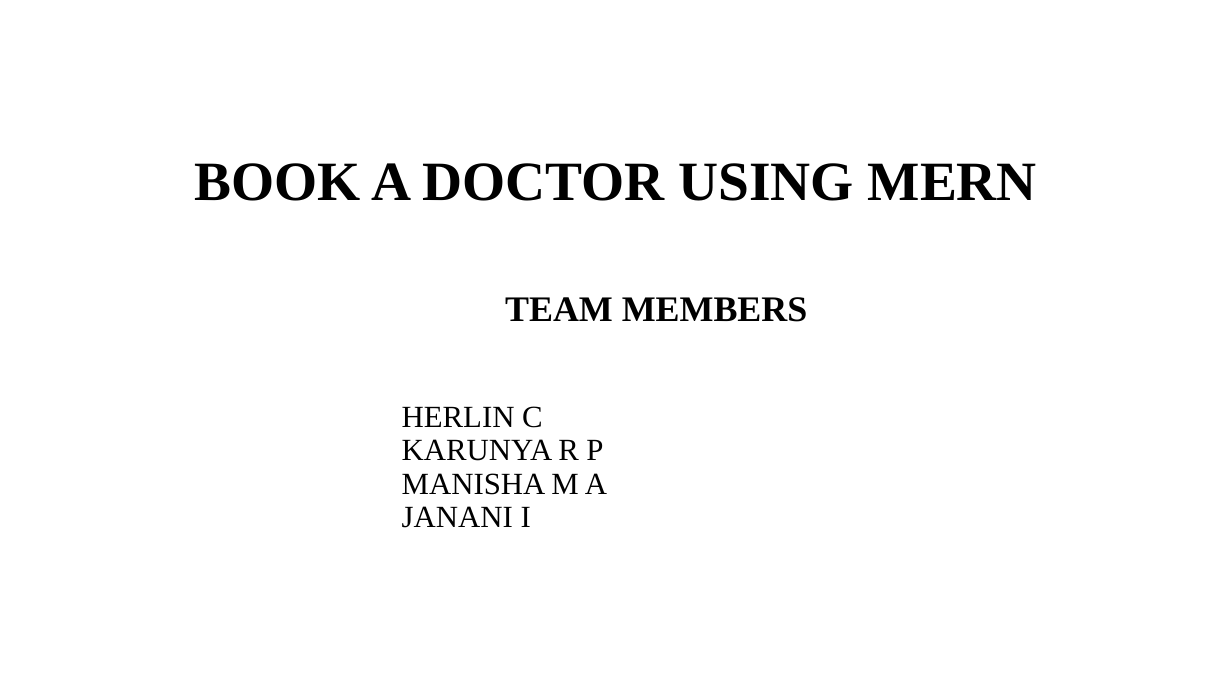
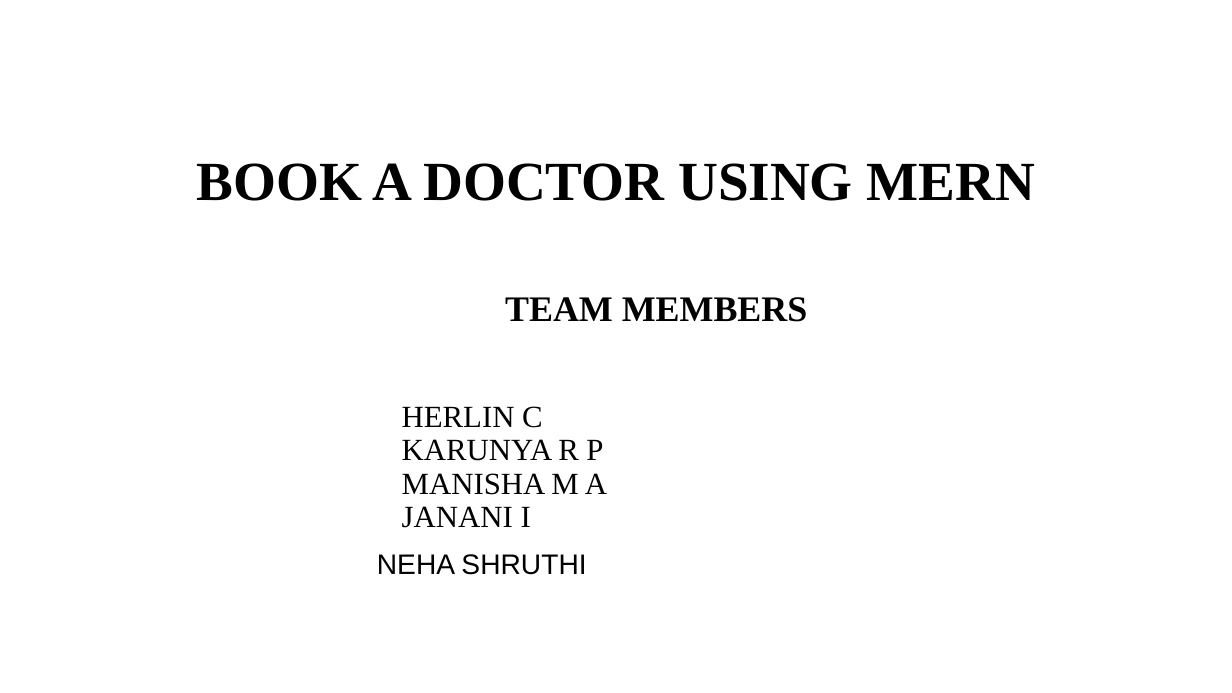
Before and after one commit to herlin-25/MongoDB_Mernstack, a slide deck: slide 1 of BOOK A DOCTOR USING MERN PPT.pptx. Drawn at 1232x693 pixels with LibreOffice and Linux fonts; fonts in the diff are those of the drawing. Boxes give left, top, right and bottom in pixels: in the first picture for what was removed or moved away, otherwise in the second. Text is boxed around its words. In the diff, an @@ line names an element or a change of style, - is before the commit and + after.

```diff
--- a/BOOK A DOCTOR USING MERN PPT.pptx
+++ b/BOOK A DOCTOR USING MERN PPT.pptx
@@ title "BOOK A DOCTOR USING MERN" at [197, 163, 1035, 201]: size 43.2 to 43 pt @@
@@ text added at [377, 554, 586, 575], 22 pt, text #000000 @@
+NEHA SHRUTHI
```
Also in this commit, not shown: 5 other slides changed.
